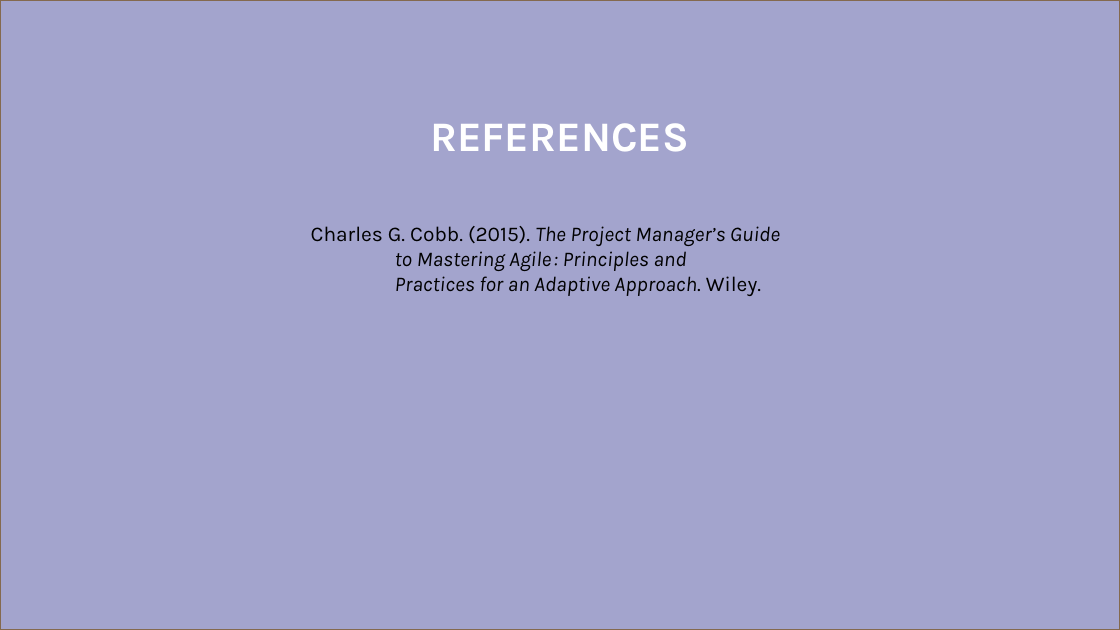
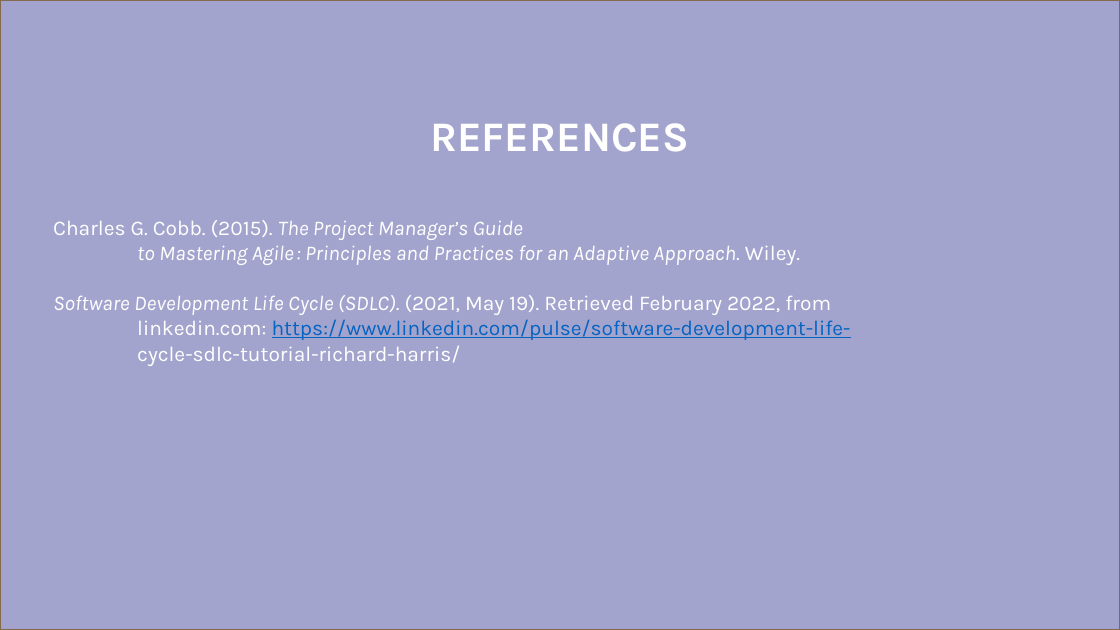
Before and after one commit to dvega920/22EW3_WK7_CS-250-SDLC, a slide deck: slide 5 of Agile_Presentation.pptx. Drawn at 1120x630 pixels with LibreOffice and Linux fonts; fonts in the diff are those of the drawing. Boxes give left, top, right and bottom in pixels: in the first picture for what was removed or moved away, otherwise in the second. Text is boxed around its words. In the diff, an @@ line names an element or a change of style, - is before the commit and + after.

Commit message:
Added reference to references page

```diff
--- a/Agile_Presentation.pptx
+++ b/Agile_Presentation.pptx
@@ text "Charles G. Cobb. (2015). The ...": place and size @@
-text "Charles G. Cobb. (2015). The ..." at <box>311,226,780,296</box>
+text "Charles G. Cobb. (2015). The ..." at <box>53,220,851,366</box>
@@ text at <box>53,220,523,240</box>: text colour #000000 to #FFFFFF in "Charles G. Cobb. (2015). The Project Manager’s ..." @@
@@ text at <box>53,246,851,366</box>: text changed; text colour #000000 to #FFFFFF; italic off @@
-to Mastering Agile : Principles and
-Practices for an Adaptive Approach. Wiley.
+to Mastering Agile : Principles and Practices for an Adaptive Approach. Wiley.
+Software Development Life Cycle (SDLC). (2021, May 19). Retrieved February 2022, from
+linkedin.com: https://www.linkedin.com/pulse/software-development-life-
+cycle-sdlc-tutorial-richard-harris/
```
